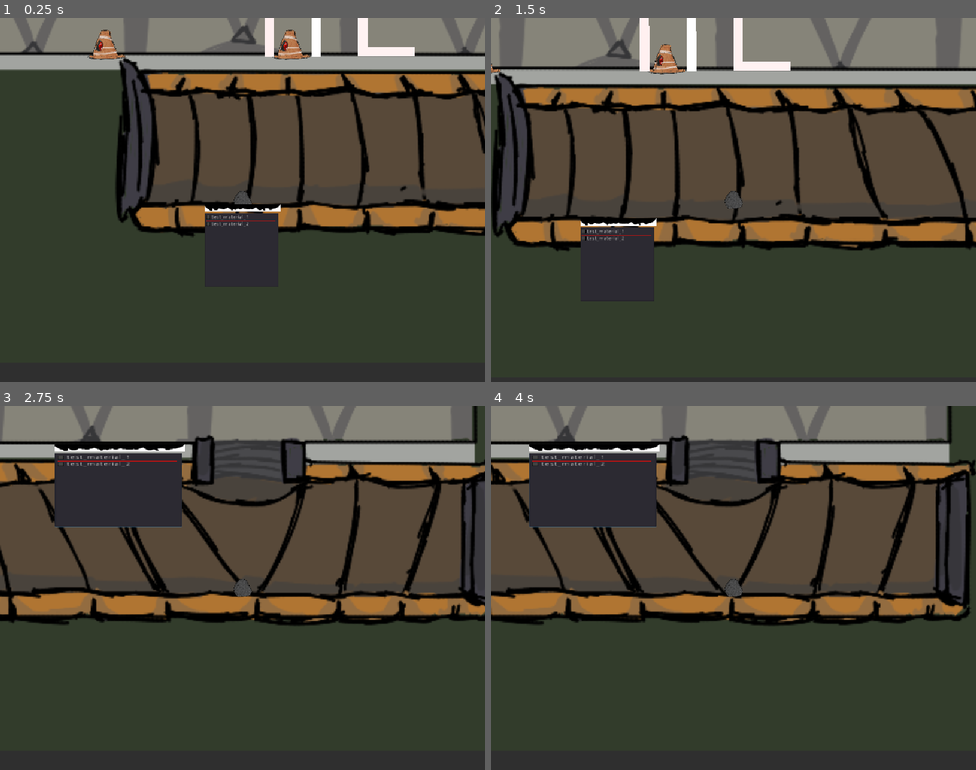
Above: before the commit, frames 1-4 (two rows, left to right).
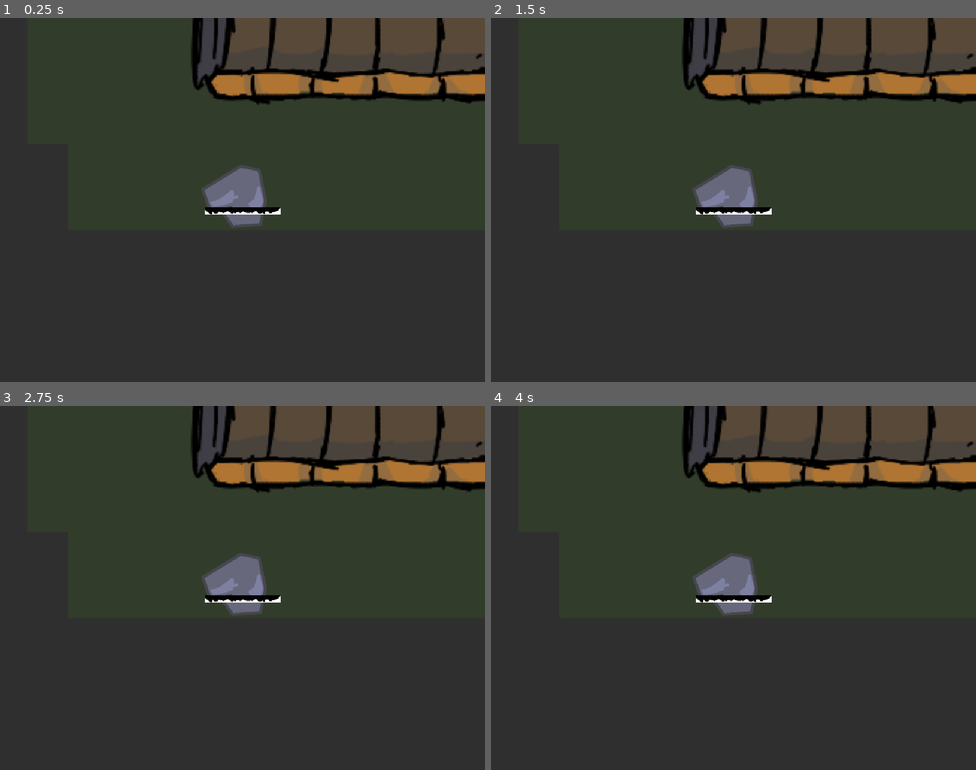
Above: after the commit, the same moments.

Repository: NotBirds/Not-Birds
Game: Godot game, scene res://scenes/levels/template_proposal.tscn
Two runs of this game, one before a commit and one after it. Both use one fixed random seed, a clock stepped at 60 frames per second and the inputs below. Sound files missing from this copy of the repository are replaced by a short silence.
Inputs (mouse positions are in pixels of both pictures, inside the frame that each line leads up to):
- Up to frame 1 (0.25 s): no input
- Up to frame 2 (1.5 s): tap Enter at 0.5 s; press the mouse at (733, 200) at 0.53 s; tap Space at 1.25 s; move the mouse to (636, 218) at 1.27 s; release the mouse at (636, 218) at 1.28 s; click (636, 218) at 1.35 s
- Up to frame 3 (2.75 s): move the mouse to (291, 507) at 2.02 s; press the mouse at (291, 507) at 2.03 s
- Up to frame 4 (4 s): move the mouse to (709, 660) at 2.77 s; release the mouse at (709, 660) at 2.78 s; click (709, 660) at 2.85 s; tap Enter at 3.5 s; move the mouse to (879, 642) at 3.52 s; press the mouse at (879, 642) at 3.53 s

The runs differ from the first frame. In frame 1, 42% of the frame differs, in the area x 0-100%, y 0-60%; in frame 2, 56%, in the area x 0-100%, y 0-65%; in frame 3, 48%; in frame 4, 47%.

Commit message:
Add capsule code

Diff:
--- a/scenes/entities/levelObjects/checkpoint-2x1.tscn
+++ b/scenes/entities/levelObjects/checkpoint-2x1.tscn
@@ -21,6 +21,7 @@
 shape = SubResource( 1 )
 
 [node name="ItemList" type="ItemList" parent="."]
+visible = false
 anchor_right = 0.404
 margin_left = -100.0
 margin_top = 22.0
--- a/scenes/entities/scnBird.tscn
+++ b/scenes/entities/scnBird.tscn
@@ -36,7 +36,6 @@
 position = Vector2( -1.4, 6.2 )
 scale = Vector2( 0.2, 0.2 )
 frames = SubResource( 2 )
-frame = 1
 playing = true
 
 [node name="csHitbox" type="CollisionShape2D" parent="."]
--- a/scenes/levels/template_proposal.tscn
+++ b/scenes/levels/template_proposal.tscn
@@ -9,6 +9,7 @@
 [ext_resource path="res://assets/sprites/lvl1/lvl1Back.png" type="Texture" id=7]
 [ext_resource path="res://scenes/entities/levelObjects/rectanlge-5x30.tscn" type="PackedScene" id=8]
 [ext_resource path="res://scenes/entities/levelObjects/camera_checkpoint.tscn" type="PackedScene" id=9]
+[ext_resource path="res://assets/sprites/materials/stone.png" type="Texture" id=10]
 [ext_resource path="res://assets/audio/level1.mp3" type="AudioStream" id=11]
 [ext_resource path="res://scenes/entities/levelObjects/enemy.tscn" type="PackedScene" id=12]
 [ext_resource path="res://scenes/music_manager.tscn" type="PackedScene" id=13]
@@ -43,7 +44,6 @@
 texture = ExtResource( 6 )
 
 [node name="level_collision" type="StaticBody2D" parent="geography"]
-visible = false
 collision_layer = 8
 collision_mask = 8
 
@@ -58,9 +58,8 @@
 polygon = PoolVector2Array( 1600, -300, 1600, -320, 1570, -320 )
 
 [node name="level" type="CollisionPolygon2D" parent="geography/level_collision"]
-visible = false
 position = Vector2( 500, -1300 )
-polygon = PoolVector2Array( -600, 1400, 1800, 1400, 1800, 1090, 1300, 1100, 1300, 1000, 1800, 1000, 1800, 0, 2000, 0, 2000, 1800, -1100, 1800, -1100, -100, 900, -100, 900, -600, 1900, -600, 1900, -300, 1800, -300, 1800, -500, 1000, -490, 1000, 0, 436.908, 0, -1000, 0, -1000, 1000, 1100, 1000, 1100, 1100, -600, 1100 )
+polygon = PoolVector2Array( -948, 1748, 1804, 1756, 1804, 1108, 1292, 1108, 1292, 1004, 1800, 1000, 1800, 0, 2000, 0, 2000, 1800, -1100, 1800, -1100, -100, 900, -100, 900, -600, 1900, -600, 1900, -300, 1800, -300, 1800, -500, 1000, -490, 1000, 0, 436.908, 0, -1000, 0, -1000, 1000, 1100, 1000, 1100, 1108, -948, 1108 )
 
 [node name="wooden_platform" parent="geography" instance=ExtResource( 15 )]
 position = Vector2( 1720, -1328 )
@@ -113,7 +112,7 @@
 position = Vector2( 224, 240 )
 
 [node name="collision_shape" parent="entities/camera_checkpoints/camera_checkpoint/activation_area" index="0"]
-position = Vector2( 256, 160 )
+position = Vector2( 64, 496 )
 shape = SubResource( 2 )
 
 [node name="camera_checkpoint2" parent="entities/camera_checkpoints" instance=ExtResource( 9 )]
@@ -134,7 +133,7 @@
 scale = Vector2( 1.72, 1 )
 
 [node name="player_checkpoint" parent="entities/player_checkpoints" instance=ExtResource( 4 )]
-position = Vector2( 160, 90 )
+position = Vector2( -40, 448 )
 
 [node name="construction" type="Node" parent="entities"]
 
@@ -160,13 +159,20 @@
 position = Vector2( 230, -386 )
 
 [node name="rbBird" parent="." instance=ExtResource( 1 )]
-position = Vector2( 160, 50 )
+position = Vector2( -40, 424 )
 mass = 3.0
 speed_modifier = 24.0
+is_capsule = true
+
+[node name="sprite" parent="rbBird" index="0"]
+visible = false
 
 [node name="camera" parent="rbBird" instance=ExtResource( 2 )]
 rotating = true
 player_path = NodePath("..")
+
+[node name="capsule_sprite" type="Sprite" parent="rbBird"]
+texture = ExtResource( 10 )
 
 [node name="music_manager" parent="." instance=ExtResource( 13 )]
 stream = ExtResource( 11 )
@@ -178,3 +184,4 @@
 [editable path="entities/fight_zone/bird_killer"]
 [editable path="entities/camera_checkpoints/camera_checkpoint"]
 [editable path="entities/camera_checkpoints/camera_checkpoint2"]
+[editable path="rbBird"]
--- a/scripts/bird.gd
+++ b/scripts/bird.gd
@@ -13,6 +13,9 @@
 export(float) var health = 100.0
 var initial_health
 export(Vector2) var spawn_point
+export(bool) var is_capsule = false
+export(int) var capsule_health = 3
+var counter = 0
 
 onready var aim_pointer: Sprite = $aim_pointer
 onready var hitbox: Area2D = $aim_area
@@ -59,10 +62,21 @@
 	else:
 		Input.set_mouse_mode(Input.MOUSE_MODE_VISIBLE)
 
+func break_capsule():
+	$capsule_sprite.visible = false
+	$sprite.visible = true
+	is_capsule = false
+	throw_not_bird()
+
 func _input(event):
 	if event is InputEventMouseButton && shooting:
 		if event.button_index == BUTTON_LEFT && !event.pressed:
-			throw_not_bird()
+			if is_capsule:
+				counter += 1
+				if counter == capsule_health:
+					break_capsule()
+			else:
+				throw_not_bird()
 			set_shooting(false)
 	elif event is InputEventMouseMotion && shooting:
 		shoot_pos = get_global_mouse_position() - global_position
@@ -72,6 +86,7 @@
 		aim_pointer.global_position = shoot_pos + global_position
 
 func throw_not_bird():
+
 	mode = RigidBody2D.MODE_RIGID
 	var speed = -shoot_pos
 	apply_central_impulse(speed * speed_modifier)
Not shown: 1 places in scenes/levels/template_proposal.tscn that only renumber resources
